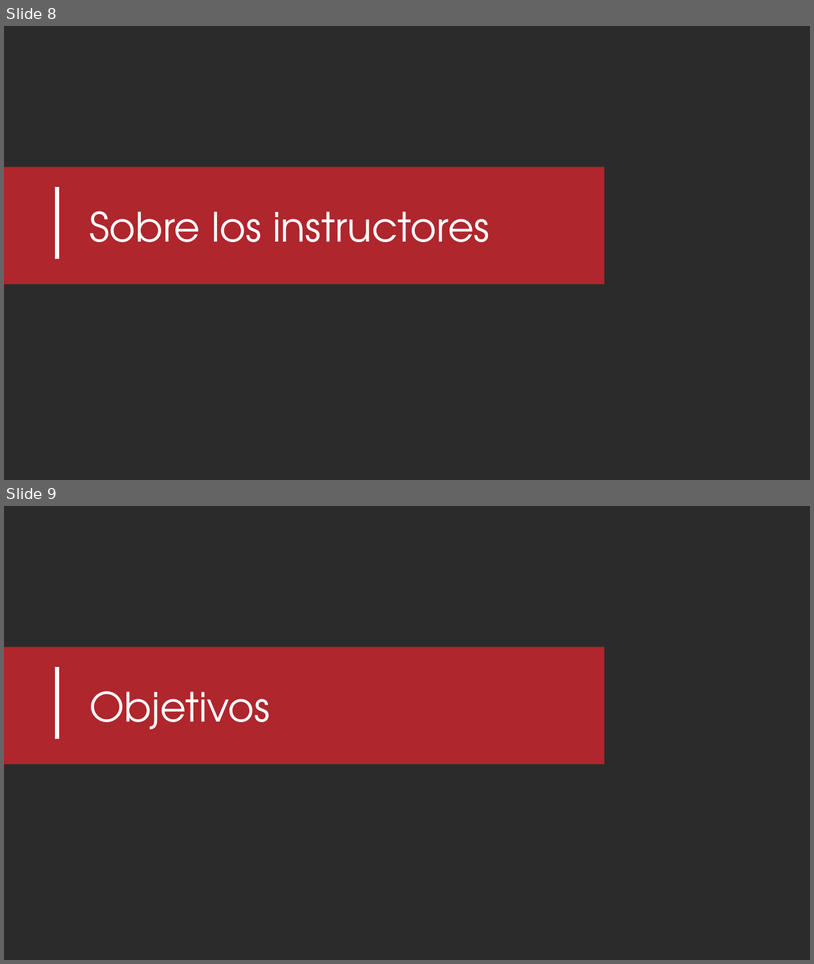
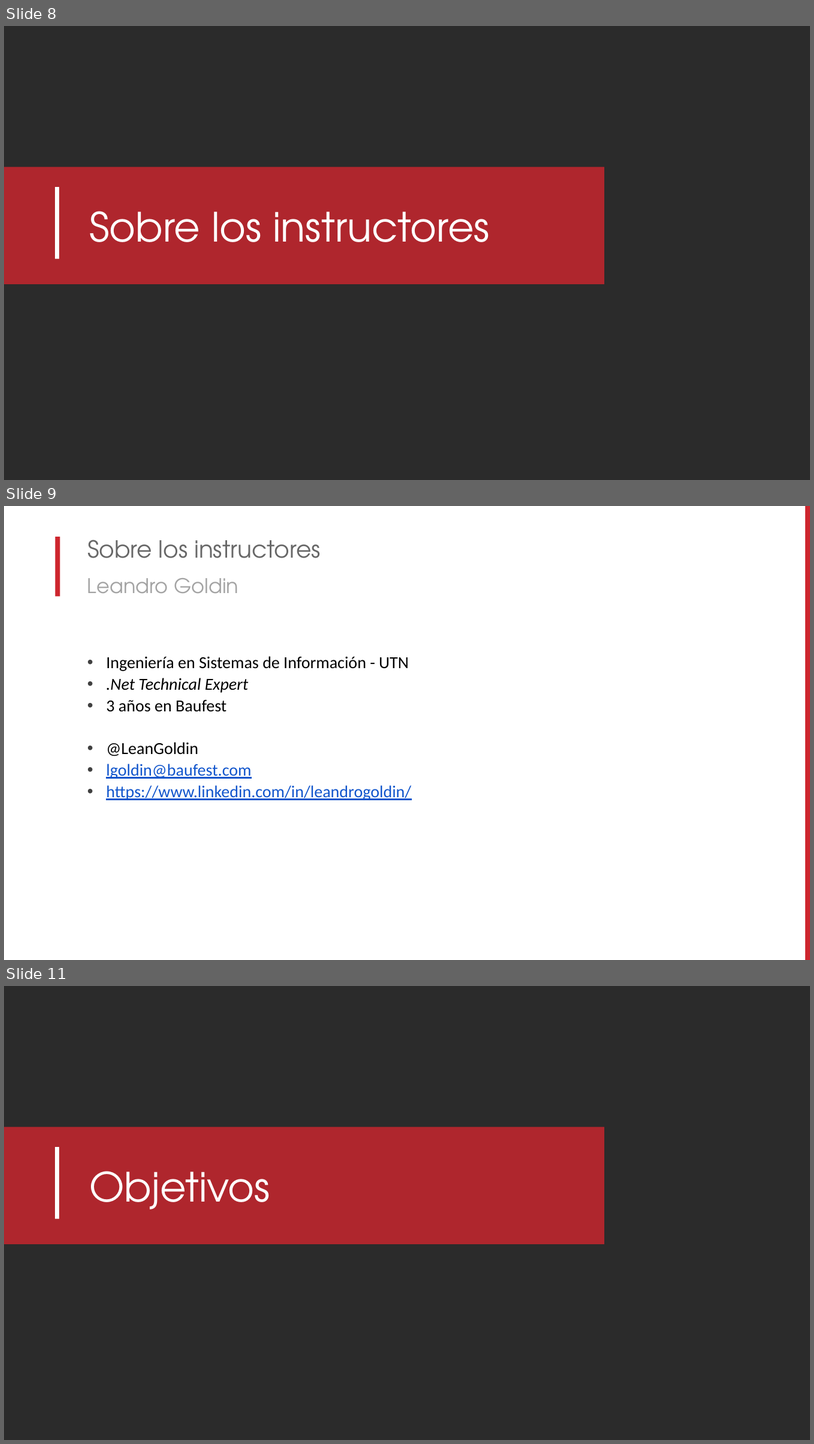
Before and after one commit to lgoldin/DesigningTestableApplications, a slide deck: MUG - Diseñando Aplicaciones Testeables.pptx. Shown one above the other, each under a label of ours: slides 8 and 9 before the commit, slides 8, 9 and 11 after it; the slides between them are not shown. The pictures are 814x964 and 814x1444 pixels, drawn with LibreOffice and Linux fonts; fonts in the diff are those of the drawing; background and template pictures are left out; a plain dark background stands for a picture behind light text. Boxes give left, top, right and bottom in pixels: in the first picture for what was removed or moved away, otherwise in the second. Text is boxed around its words. In the diff, an @@ line names an element or a change of style, - is before the commit and + after.

```diff
--- a/MUG - Diseñando Aplicaciones Testeables.pptx
+++ b/MUG - Diseñando Aplicaciones Testeables.pptx
@@ slide 9 added at <box>4,506,810,960</box>, background #FFFFFF @@
@@ rectangle added at <box>806,506,810,960</box>, fill #CD262E @@
@@ rectangle added at <box>56,537,60,597</box>, fill #CD262E @@
@@ title added at <box>87,540,321,558</box>, 28 pt, text #676767 @@
+Sobre los instructores
@@ text added at <box>87,578,239,593</box>, 24 pt, text #A3A3A3 @@
+Leandro Goldin
@@ text added at <box>106,656,411,800</box>, 20 pt, text #000000 @@
+• Ingeniería en Sistemas de Información - UTN
+• .Net Technical Expert
+• 3 años en Baufest
+• @LeanGoldin
+• lgoldin@baufest.com
+• https://www.linkedin.com/in/leandrogoldin/
@@ what was slide 9 is now slide 11 @@
```
Also in this commit, not shown: 1 slide changed, 6 other slides added.
